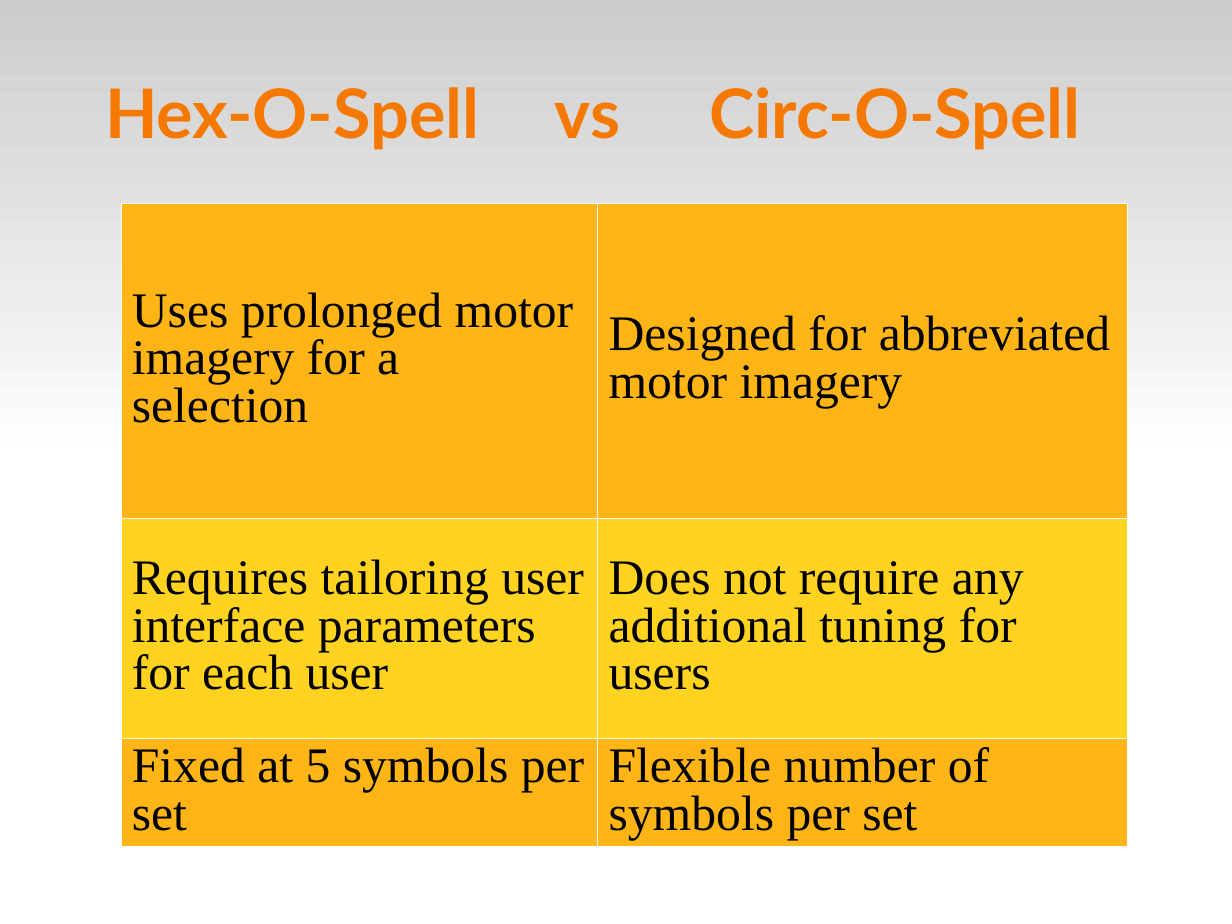
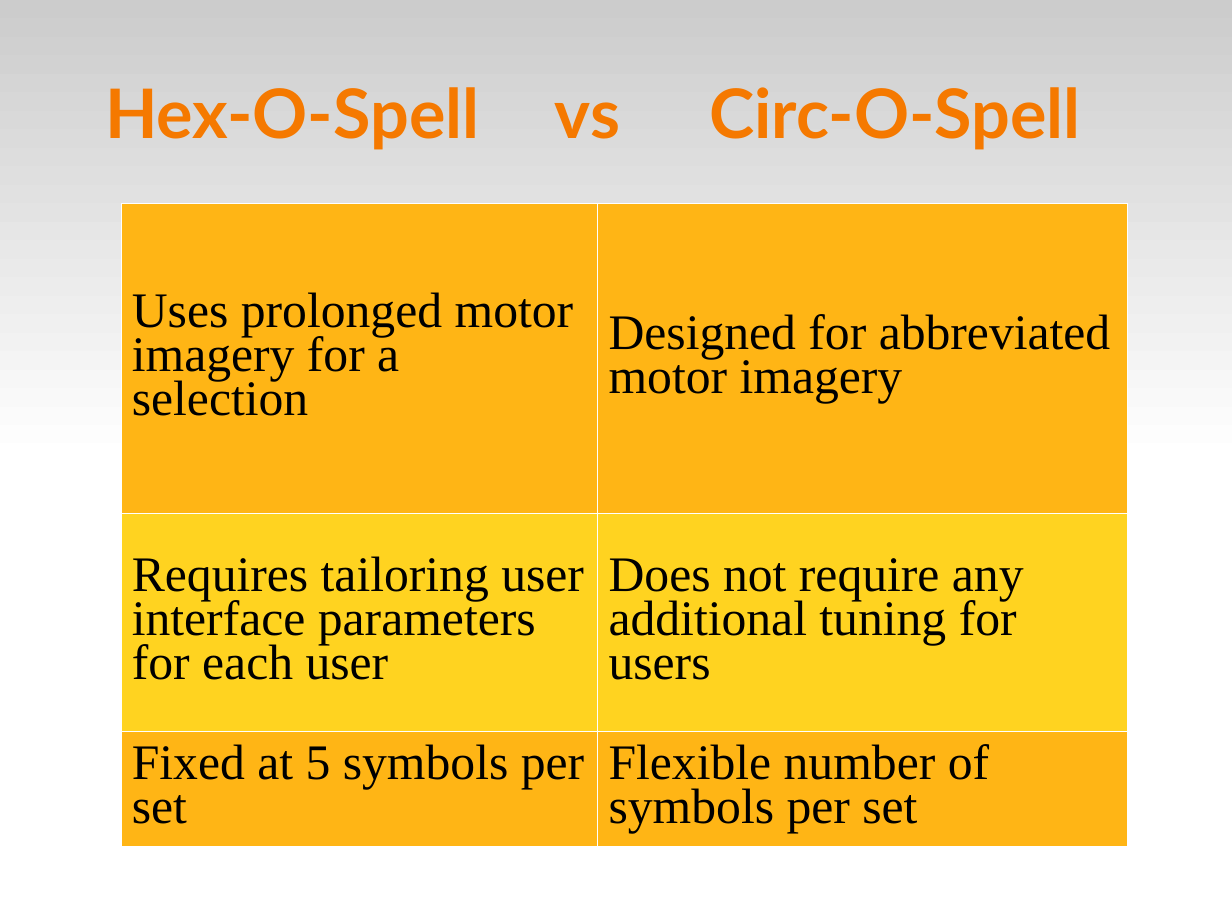
Before and after one commit to abdullah38rcc/BCI-Virtual-Keyboard, a slide deck: slide 6 of master's/docs/virtKey.ppt. Drawn at 1232x924 pixels with LibreOffice and Linux fonts; fonts in the diff are those of the drawing. Boxes give left, top, right and bottom in pixels: in the first picture for what was removed or moved away, otherwise in the second. Text is boxed around its words. In the diff, an @@ line names an element or a change of style, - is before the commit and + after.

```diff
--- a/master's/docs/virtKey.ppt
+++ b/master's/docs/virtKey.ppt
@@ table at <box>121,203,1127,846</box> @@
@@ line spacing 0.86 to 0.8 @@
```
Also in this commit, not shown: 9 other slides changed, 3 slides added, 5 slides removed.
